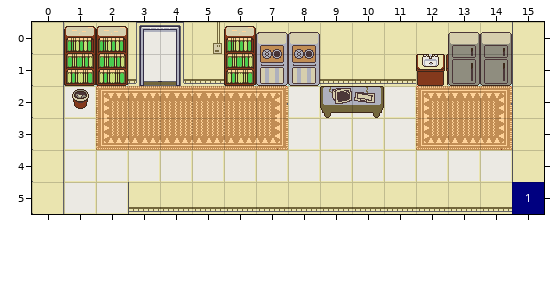
A Tiled map gets an edit: bgs/maps/lab_02.tmx. Above: the version before the commit.
Cells are 32x32 px. Shown: x 0..15, y 0..5.
After:
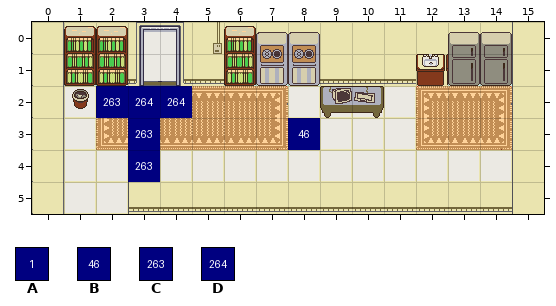
Key: from "blue-labels": A 0, B 45, C 262, D 263.
_ is an empty cell.
The exact change:
Layer "actions":
Tile C now appears in row 2 at x 2; in rows 3 to 4 at x 3.
Tile D now appears in row 2 at x 3 to 4.
Layer "characters":
Tile B now appears in row 3 at x 8.
The edit erases tile A in row 5 at x 15.
Pixel boxes of the changes (left, top, right, bottom) in both pictures:
added: (96, 86, 192, 182)
added: (288, 118, 320, 150)
removed: (512, 182, 544, 214)
